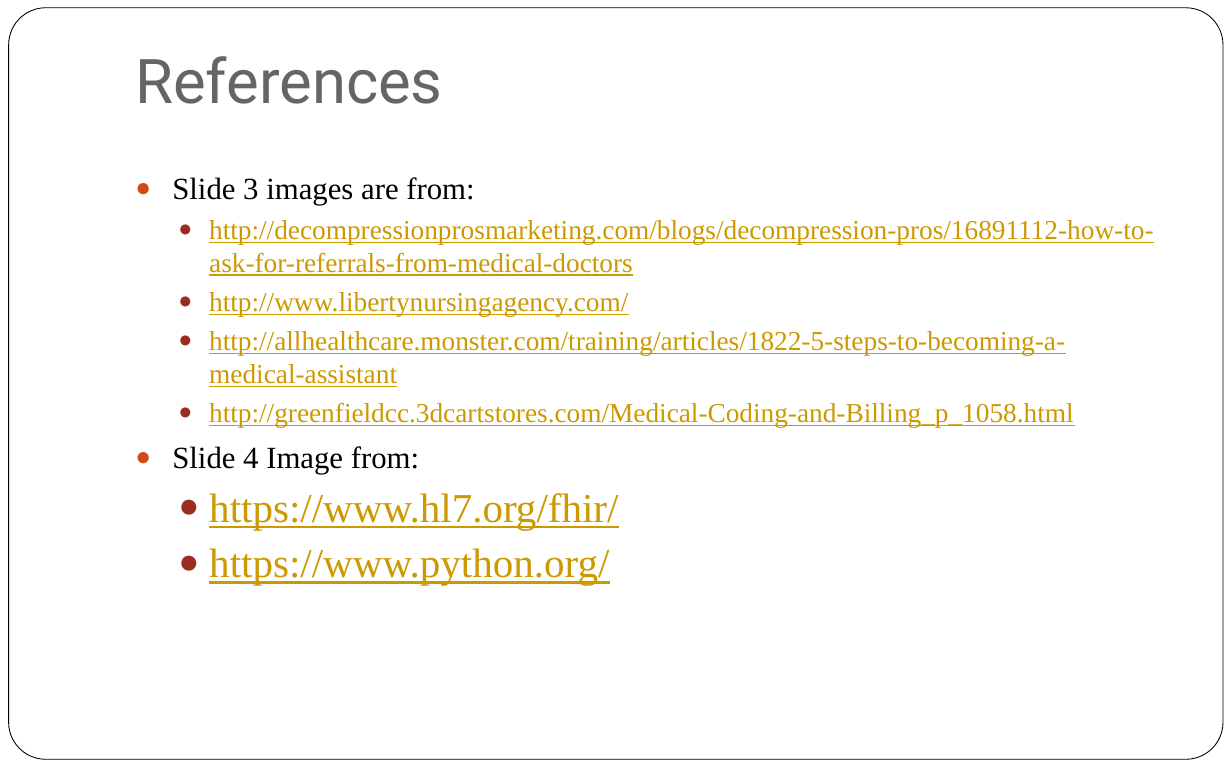
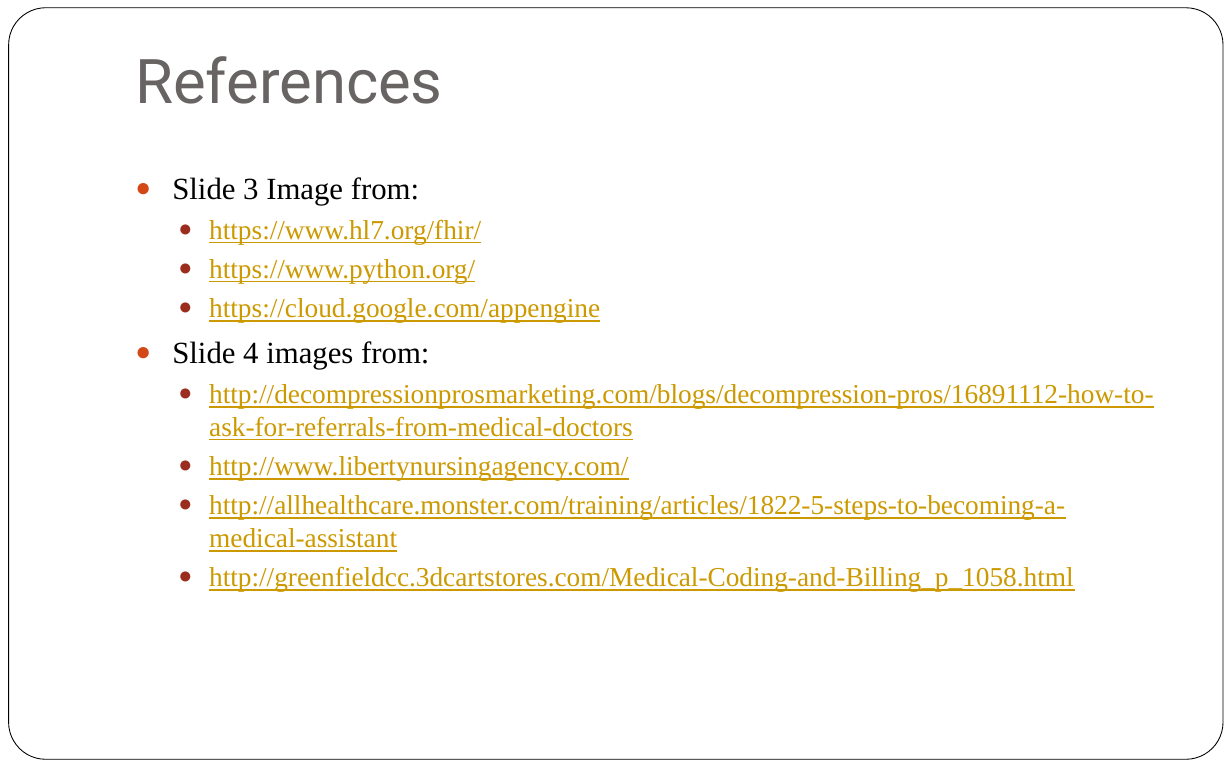
Before and after one commit to AnjaGuillory/FHIRED_Up, a slide deck: slide 13 of Team Deliverable 2/Technical Presentation - FHIRed Up.pptx. Drawn at 1232x770 pixels with LibreOffice and Linux fonts; fonts in the diff are those of the drawing. Boxes give left, top, right and bottom in pixels: in the first picture for what was removed or moved away, otherwise in the second. Text is boxed around its words. In the diff, an @@ line names an element or a change of style, - is before the commit and + after.

```diff
--- a/Team Deliverable 2/Technical Presentation - FHIRed Up.pptx
+++ b/Team Deliverable 2/Technical Presentation - FHIRed Up.pptx
@@ text at (x1=172, y1=177, x2=600, y2=369): text changed; size 18 to 16 pt; text colour #000000 to #CC9900 @@
-● Slide 3 images are from:
+● Slide 3 Image from:
+  ● https://www.hl7.org/fhir/
+  ● https://www.python.org/
+  ● https://cloud.google.com/appengine
+● Slide 4 images from:
@@ text at (x1=172, y1=446, x2=618, y2=585): paragraphs removed @@
-● Slide 4 Image from:
-  ● https://www.hl7.org/fhir/
-  ● https://www.python.org/
```
Also in this commit, not shown: 2 other slides changed, 2 slides added, 2 slides removed.
